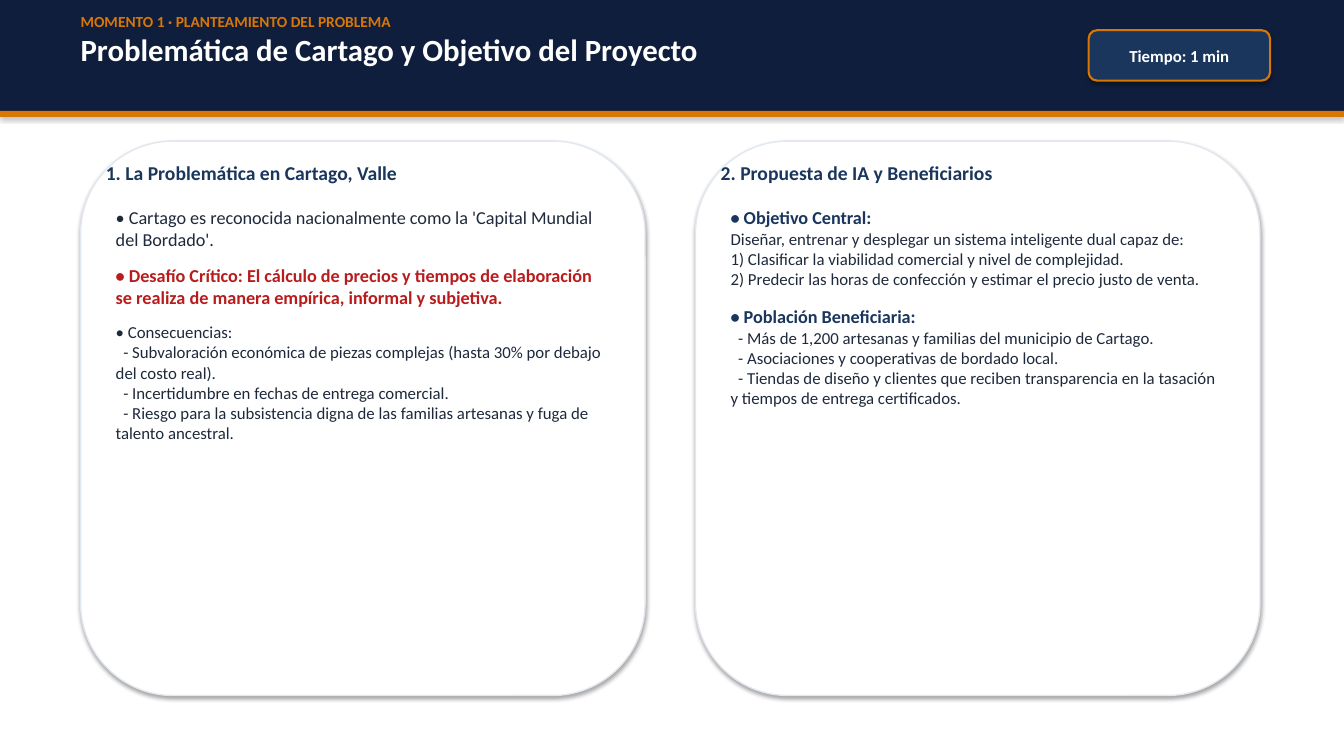
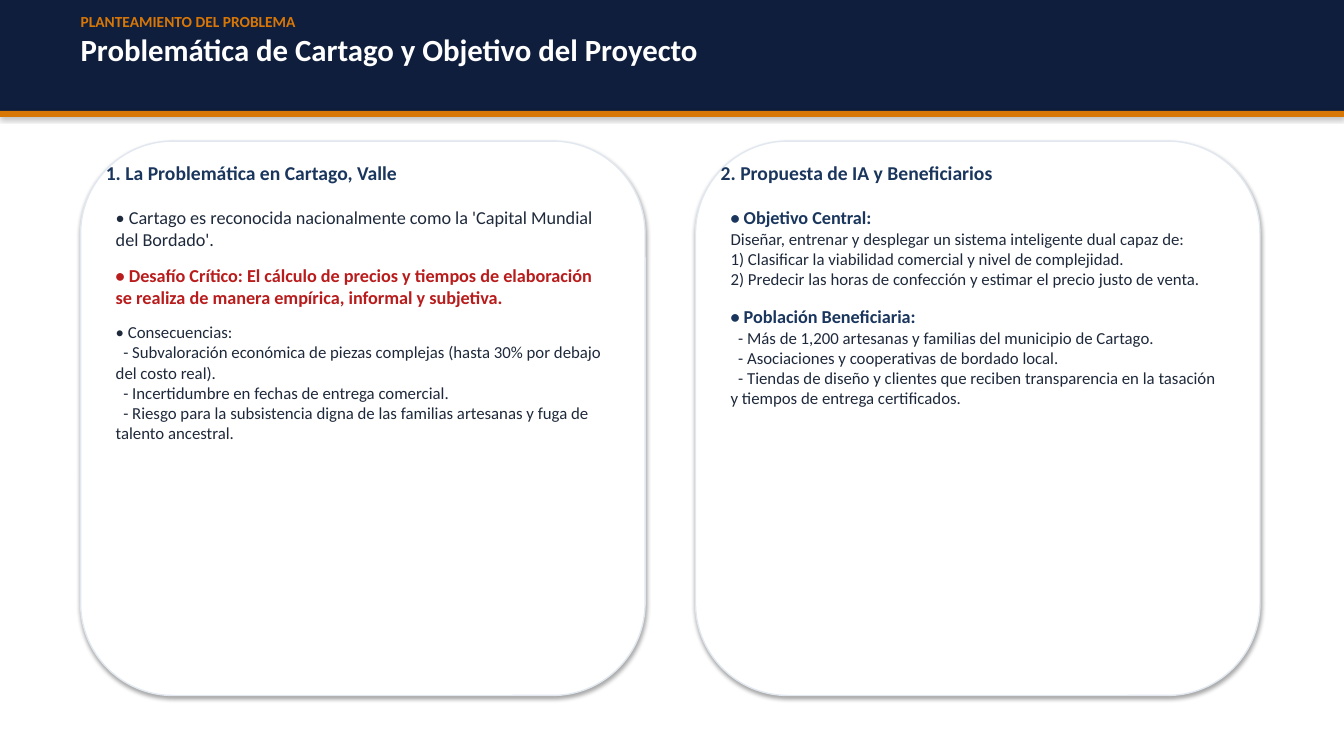
Before and after one commit to Cruz1905/curso-inteligencia-artificial, a slide deck: slide 2 of proyecto/Presentacion_Proyecto_Final_Grupo02_BordadosCartago.pptx. Drawn at 1344x756 pixels with LibreOffice and Linux fonts; fonts in the diff are those of the drawing. Boxes give left, top, right and bottom in pixels: in the first picture for what was removed or moved away, otherwise in the second. Text is boxed around its words. In the diff, an @@ line names an element or a change of style, - is before the commit and + after.

Commit message:
style(diapositivas): remover insignias de tiempo y referencias a minutos de las diapositivas

```diff
--- a/proyecto/Presentacion_Proyecto_Final_Grupo02_BordadosCartago.pptx
+++ b/proyecto/Presentacion_Proyecto_Final_Grupo02_BordadosCartago.pptx
@@ text at (x1=81, y1=17, x2=296, y2=27): text changed @@
-MOMENTO 1 · PLANTEAMIENTO DEL PROBLEMA
+PLANTEAMIENTO DEL PROBLEMA
@@ rounded rectangle removed at (x1=1089, y1=30, x2=1270, y2=81) @@
-Tiempo: 1 min
```
Also in this commit, not shown: 6 other slides changed, 4 other files.
